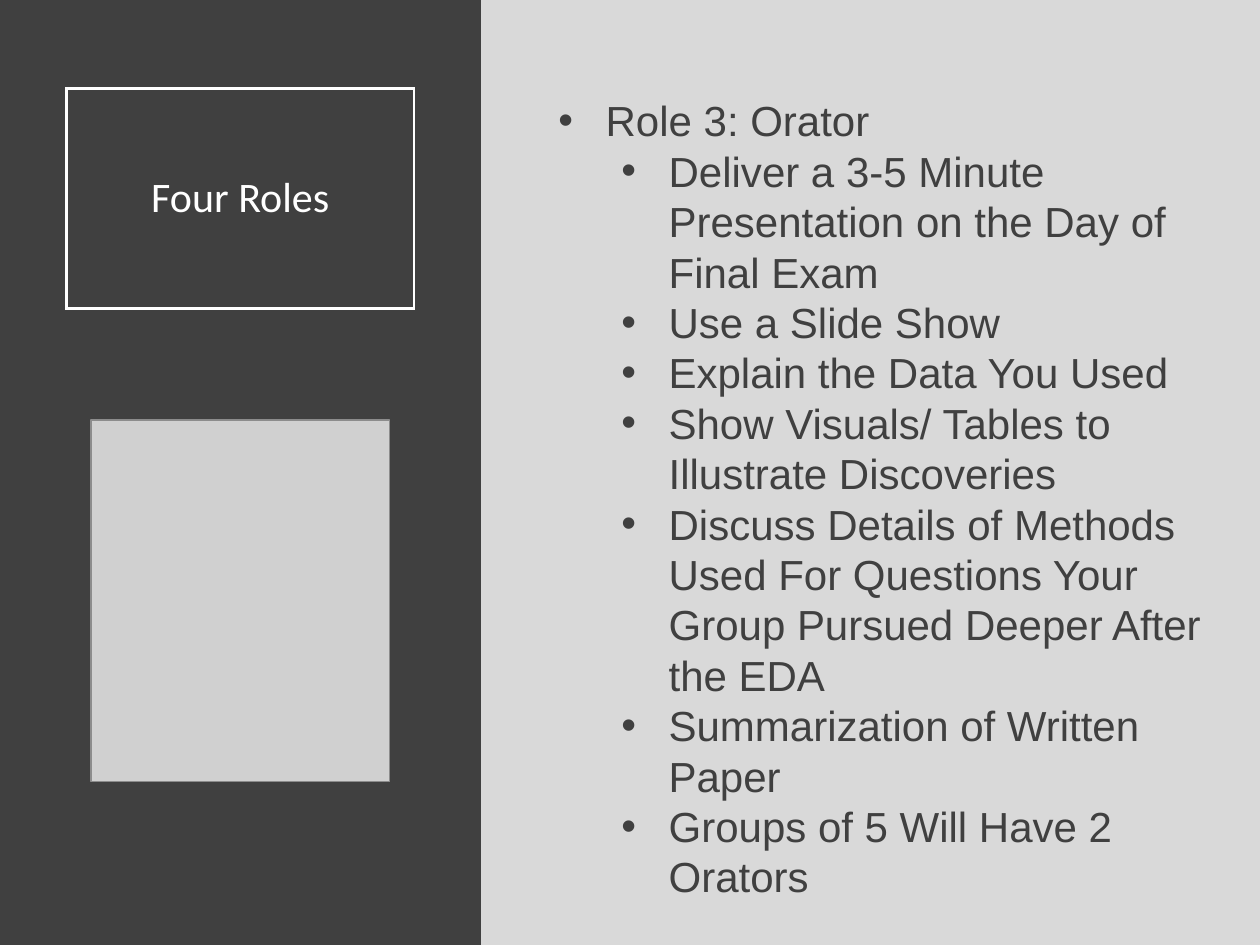
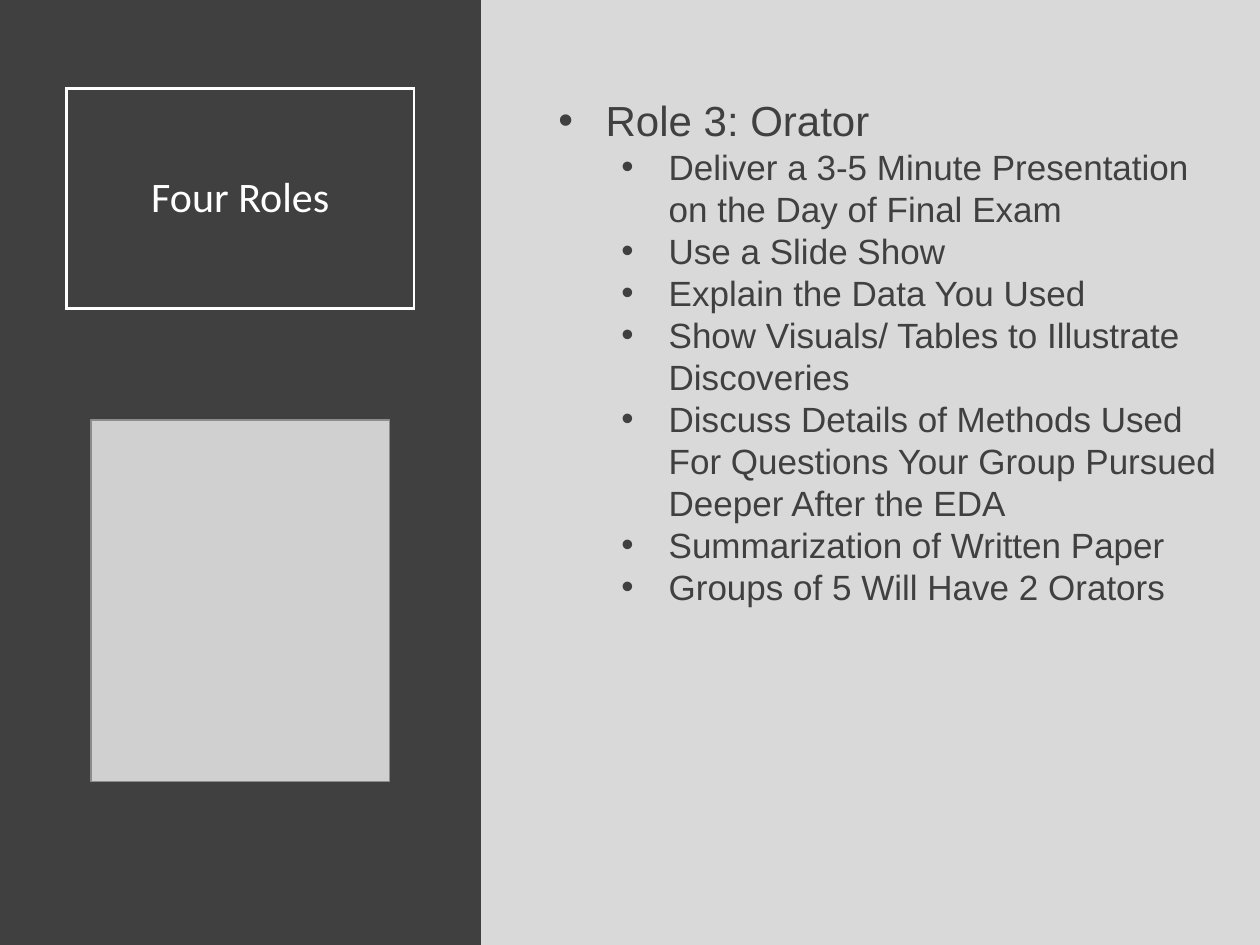
Before and after one commit to SuperMarioGiacomazzo/STOR320_WEBSITE, a slide deck: slide 7 of Lecture/Final Project 1/Final_Project_1_Lecture.pptx. Drawn at 1260x945 pixels with LibreOffice and Linux fonts; fonts in the diff are those of the drawing; grey boxes stand for pictures. Boxes give left, top, right and bottom in pixels: in the first picture for what was removed or moved away, otherwise in the second. Text is boxed around its words. In the diff, an @@ line names an element or a change of style, - is before the commit and + after.

```diff
--- a/Lecture/Final Project 1/Final_Project_1_Lecture.pptx
+++ b/Lecture/Final Project 1/Final_Project_1_Lecture.pptx
@@ text at <box>669,154,1215,607</box>: size 24 to 20 pt @@
```
Also in this commit, not shown: 15 other slides changed, 3 other files.
